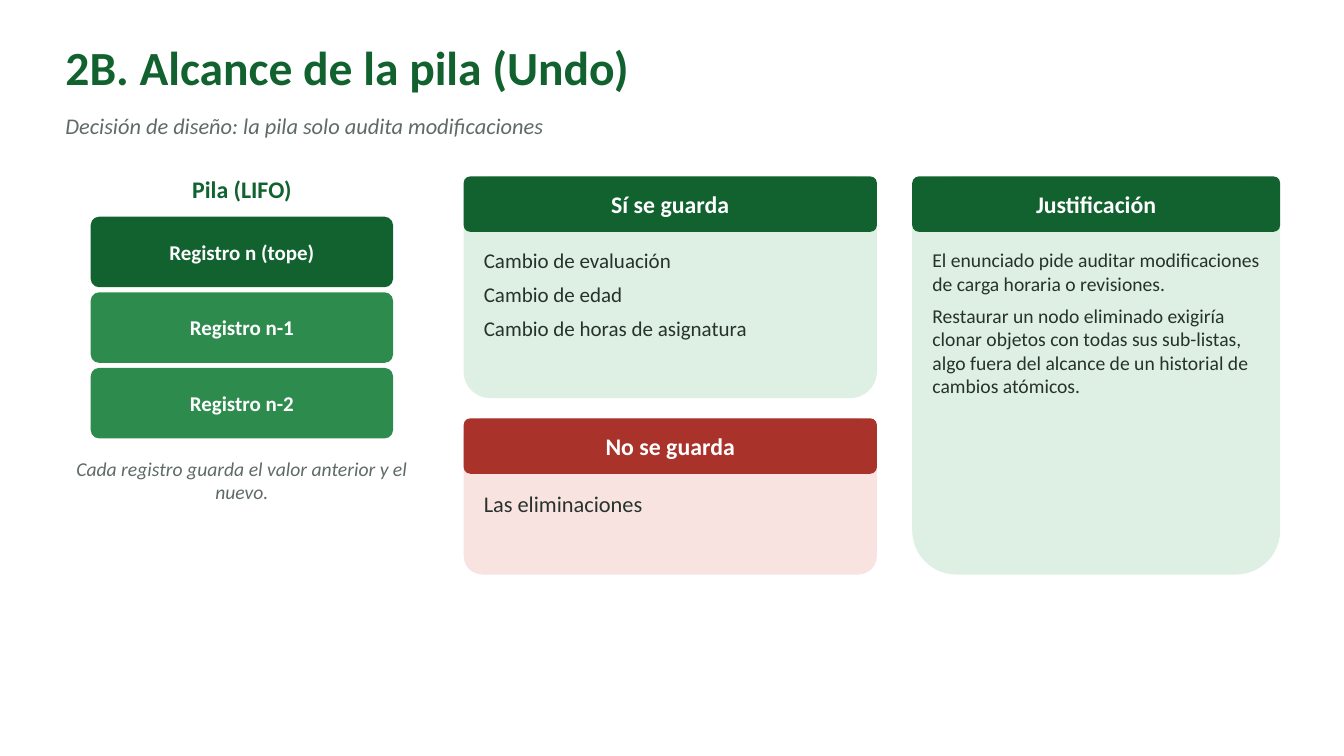
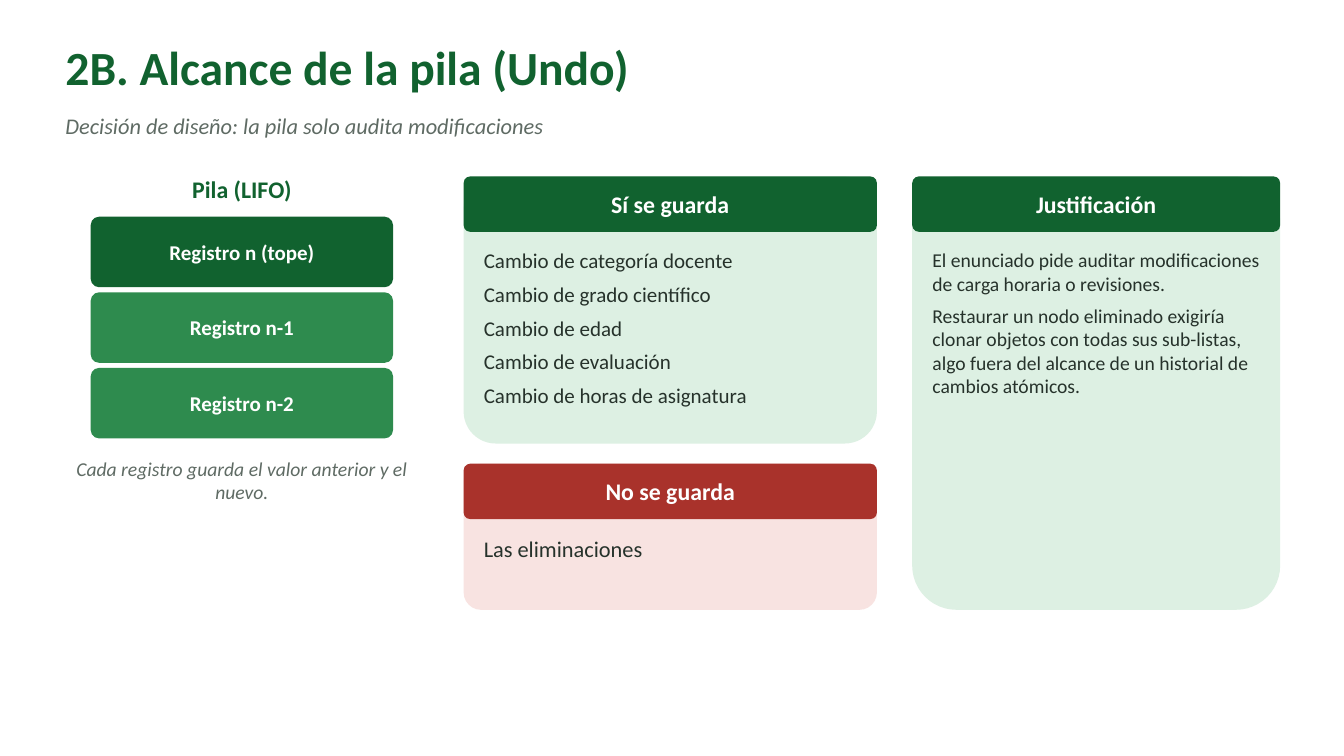
Before and after one commit to RelaxUniver/Parcial-2, a slide deck: slide 5 of documentación/Presentacíon.pptx. Drawn at 1344x756 pixels with LibreOffice and Linux fonts; fonts in the diff are those of the drawing; background and template pictures are left out. Boxes give left, top, right and bottom in pixels: in the first picture for what was removed or moved away, otherwise in the second. Text is boxed around its words. In the diff, an @@ line names an element or a change of style, - is before the commit and + after.

```diff
--- a/documentación/Presentacíon.pptx
+++ b/documentación/Presentacíon.pptx
@@ rounded rectangle: place and size @@
-rounded rectangle at (464,176,877,398)
+rounded rectangle at (464,176,877,444)
@@ rounded rectangle: place and size @@
-rounded rectangle at (912,176,1280,575)
+rounded rectangle at (912,176,1280,610)
@@ text at (484,253,732,336): paragraphs added @@
+Cambio de categoría docente
+Cambio de grado científico
+Cambio de edad
@@ text at (484,287,623,302): paragraph removed @@
-Cambio de edad
@@ text at (484,354,671,369): more space between paragraphs @@
@@ rounded rectangle "No se guarda": place and size @@
-rounded rectangle "No se guarda" at (464,418,877,474)
+rounded rectangle "No se guarda" at (464,464,877,519)
@@ rounded rectangle: place and size @@
-rounded rectangle at (464,418,877,575)
+rounded rectangle at (464,464,877,610)
@@ text "Las eliminaciones": place and size @@
-text "Las eliminaciones" at (484,496,643,512)
+text "Las eliminaciones" at (484,541,643,557)
```
Also in this commit, not shown: 3 other slides changed, 1 slide added.
